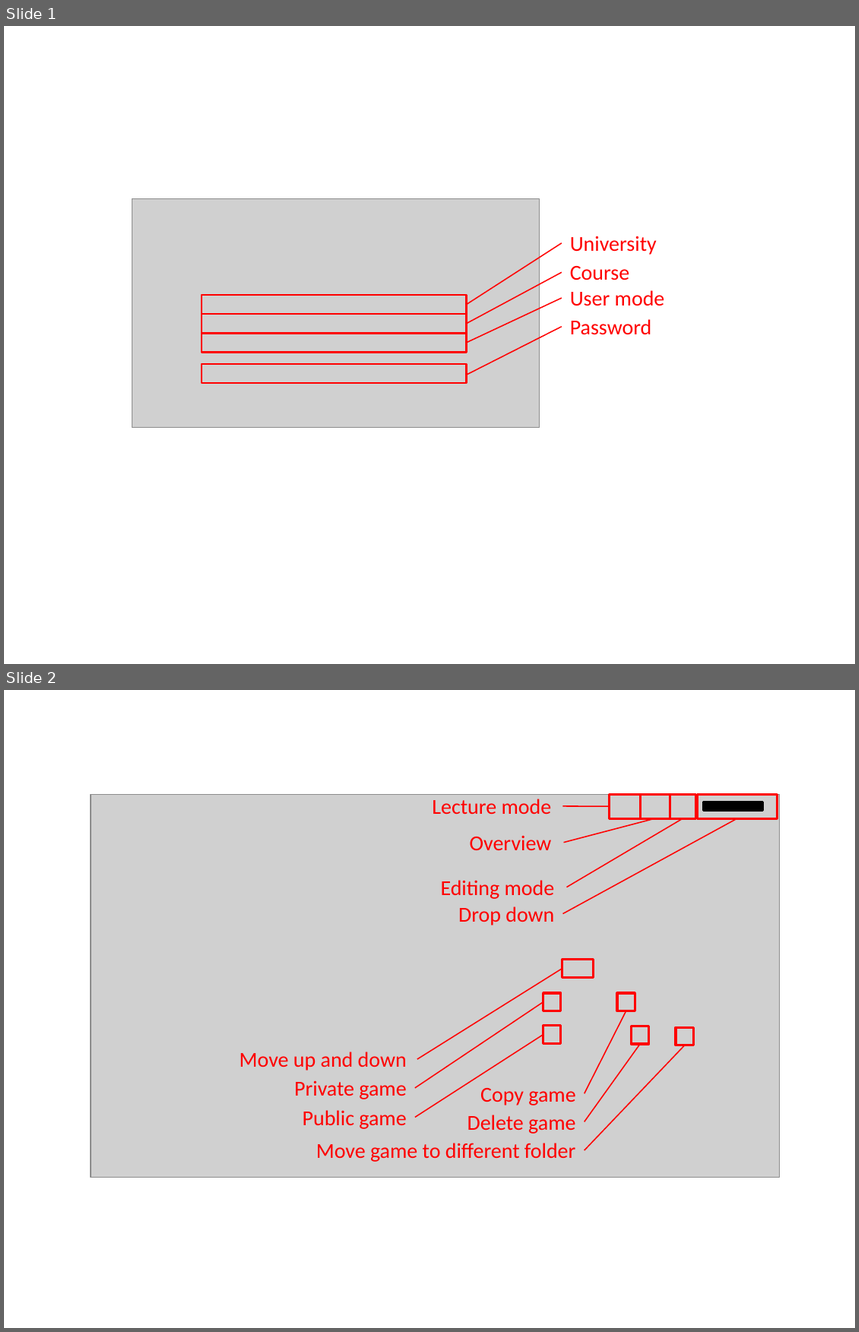
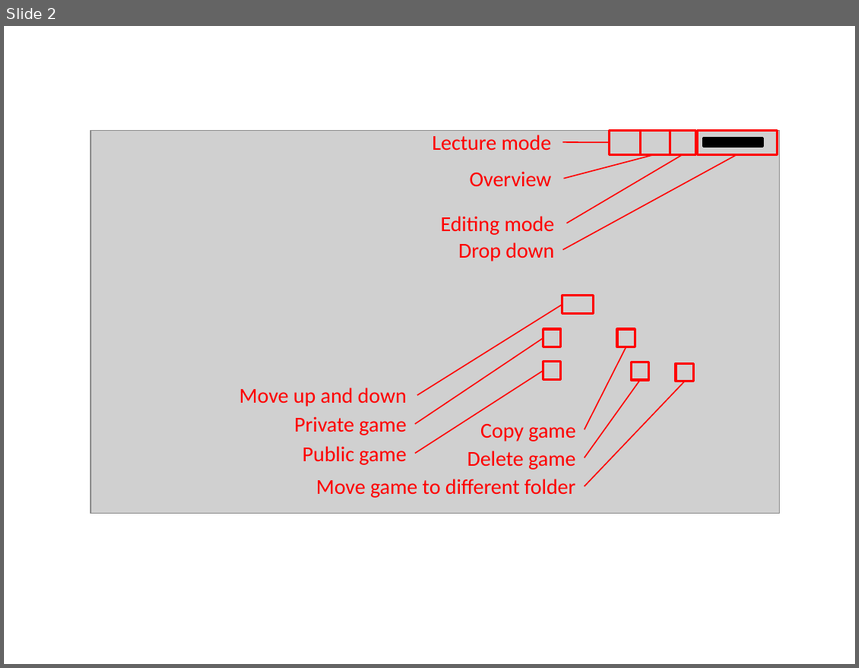
Before and after one commit to marcusgia2505/classsExGameInstructions, a slide deck: docs/_static/Bearbeitete Bilder aus classEx.pptx. Shown one above the other, each under a label of ours: slides 1 and 2 before the commit, slide 2 after it. The pictures are 859x1332 and 859x668 pixels, drawn with LibreOffice and Linux fonts; fonts in the diff are those of the drawing; grey boxes stand for pictures. Boxes give left, top, right and bottom in pixels: in the first picture for what was removed or moved away, otherwise in the second. Text is boxed around its words. In the diff, an @@ line names an element or a change of style, - is before the commit and + after.

```diff
--- a/docs/_static/Bearbeitete Bilder aus classEx.pptx
+++ b/docs/_static/Bearbeitete Bilder aus classEx.pptx
@@ slide 1 removed at [4,26,855,664], background #FFFFFF @@
@@ picture removed at [132,199,539,428] @@
@@ line removed from (466, 304) to (562, 243) @@
@@ text removed at [570,236,657,255] @@
-University
@@ line removed from (466, 324) to (562, 273) @@
@@ text removed at [570,266,629,281] @@
-Course
@@ rectangle removed at [202,295,466,315] @@
@@ line removed from (466, 343) to (562, 298) @@
@@ text removed at [570,290,665,306] @@
-User mode
@@ rectangle removed at [202,315,466,334] @@
@@ text removed at [570,319,652,335] @@
-Password
@@ rectangle removed at [202,333,466,353] @@
@@ line removed from (466, 375) to (562, 326) @@
@@ rectangle removed at [202,364,466,383] @@
```
Also in this commit, not shown: 1 slide added, 3 other files.
